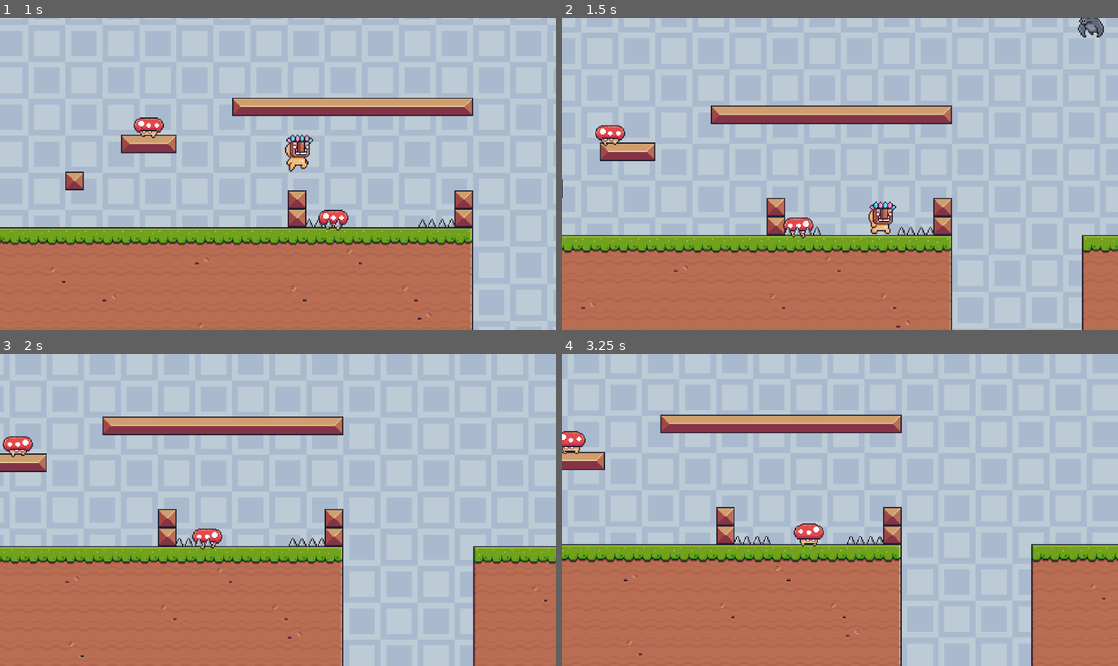
Above: before the commit, frames 1-4 (two rows, left to right).
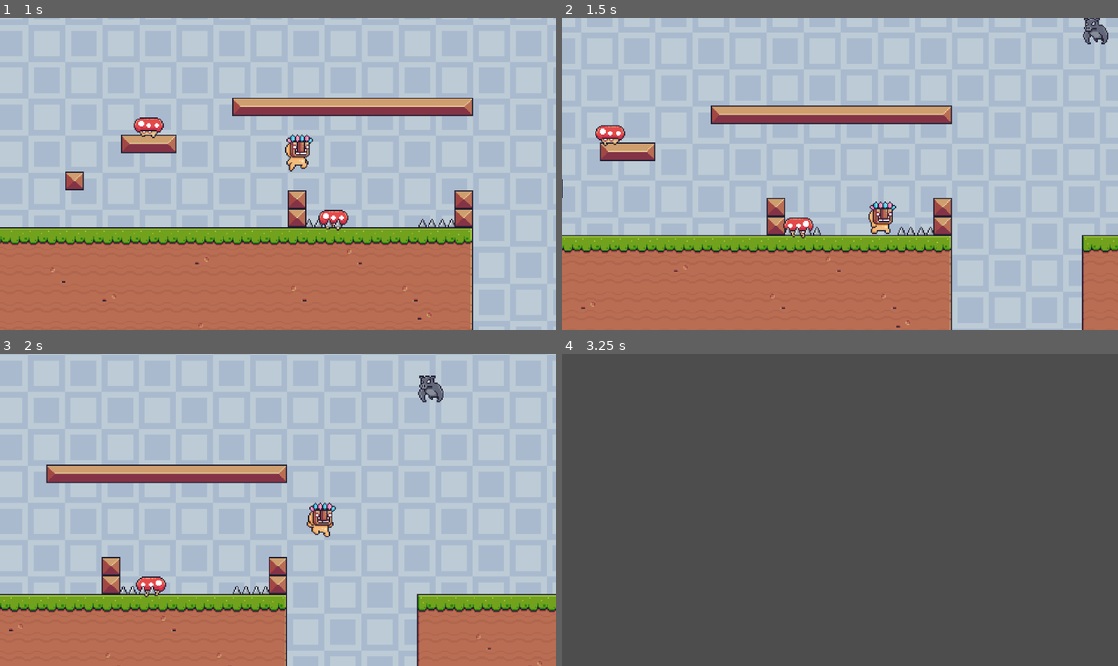
Above: after the commit, the same moments.

Repository: LaSierraDev/godot_practice_2d_platforms
Game: Godot game, scene res://scenes/levels/level_base.tscn
The game is run twice, just before and just after one commit, with the same random seed, the same clock (stepped at 60 frames per second) and the same inputs.
Inputs:
- Up to frame 1 (1 s): hold D (right) from 0.53 s (still down); tap Space (jump) at 0.77 s
- Up to frame 2 (1.5 s): keep holding D (right)
- Up to frame 3 (2 s): keep holding D (right); tap Space (jump) at 1.52 s
- Up to frame 4 (3.25 s): release D (right) at 2.03 s; hold A (left) 2.03-2.78 s; hold D (right) from 2.78 s (still down); tap Space (jump) at 3.02 s

Frame 1 is identical in both runs. In frame 2, 0.3% of the frame differs, in the area x 92-99%, y 0-9%; in frame 3, 28%; in frame 4, 100%, in the area x 0-100%, y 0-100%.

Commit message:
[REFACT] Refactoring layer mask of mushroom and bat

Diff:
--- a/project.godot
+++ b/project.godot
@@ -33,6 +33,8 @@
 player=""
 enemy=""
 floor=""
+trap=""
+collectible=""
 
 [input]
 
--- a/scenes/Enemies/bat.tscn
+++ b/scenes/Enemies/bat.tscn
@@ -69,7 +69,6 @@
 height = 140.0
 
 [node name="Bat" unique_id=1398268162 instance=ExtResource("1_g7ros")]
-collision_mask = 7
 script = ExtResource("2_wvkya")
 following_time = 5.0
 initial_position = Vector2(0, 0)
--- a/scenes/Enemies/enemy_base.tscn
+++ b/scenes/Enemies/enemy_base.tscn
@@ -2,7 +2,7 @@
 
 [ext_resource type="Script" uid="uid://difnoakw35bbq" path="res://scripts/enemies/enemy_base.gd" id="1_h8mu4"]
 
-[node name="EnemyBase" type="CharacterBody2D" unique_id=1398268162]
+[node name="EnemyBase" type="CharacterBody2D" unique_id=1398268162 groups=["enemy"]]
 collision_layer = 4
 collision_mask = 3
 script = ExtResource("1_h8mu4")
--- a/scenes/Enemies/mushroom.tscn
+++ b/scenes/Enemies/mushroom.tscn
@@ -132,8 +132,6 @@
 height = 24.0
 
 [node name="Mushroom" unique_id=1398268162 instance=ExtResource("1_v73nu")]
-collision_layer = 4
-collision_mask = 7
 script = ExtResource("2_nfsas")
 
 [node name="AnimatedSprite2D" parent="." index="0" unique_id=1693340170]
--- a/scenes/levels/level_base.tscn
+++ b/scenes/levels/level_base.tscn
@@ -121,10 +121,12 @@
 tile_map_data = PackedByteArray("AAAEAA0AAQAGAAEAAAAHAAsAAQAGAAAAAAAIAAsAAQAHAAAAAAAJAAsAAQAIAAAAAAANAAkAAQAGAAAAAAAOAA …(8912 unchanged characters)…
 tile_set = SubResource("TileSet_lwywj")
 
-[node name="Player" parent="." unique_id=664376293 instance=ExtResource("4_g7p6o")]
-position = Vector2(232, 223)
+[node name="Collectibles" type="Node2D" parent="." unique_id=2033416386 groups=["collectible"]]
 
-[node name="Enemies" type="Node2D" parent="." unique_id=185460080]
+[node name="Apple" parent="Collectibles" unique_id=252954563 instance=ExtResource("7_g7p6o")]
+position = Vector2(264, 183)
+
+[node name="Enemies" type="Node2D" parent="." unique_id=185460080 groups=["enemy"]]
 
 [node name="Mushroom2" parent="Enemies" unique_id=395882572 instance=ExtResource("5_6cjw3")]
 position = Vector2(139, 144)
@@ -136,17 +138,10 @@
 collision_layer = 1
 collision_mask = 1
 
-[node name="Bat" parent="Enemies" unique_id=1575661661 instance=ExtResource("6_dje0g")]
-position = Vector2(536, 57)
-collision_layer = 1
-collision_mask = 1
+[node name="Bat" parent="Enemies" unique_id=2035933186 instance=ExtResource("6_dje0g")]
+position = Vector2(540, 63)
 
-[node name="Collectibles" type="Node2D" parent="." unique_id=2033416386]
-
-[node name="Apple" parent="Collectibles" unique_id=252954563 instance=ExtResource("7_g7p6o")]
-position = Vector2(264, 183)
-
-[node name="Traps" type="Node2D" parent="." unique_id=1109070463]
+[node name="Traps" type="Node2D" parent="." unique_id=1109070463 groups=["trap"]]
 
 [node name="Spikes" parent="Traps" unique_id=1122724139 instance=ExtResource("8_40ga3")]
 position = Vector2(848, 231)
@@ -156,3 +151,6 @@
 
 [node name="Spikes3" parent="Traps" unique_id=1398182184 instance=ExtResource("8_40ga3")]
 position = Vector2(385, 231)
+
+[node name="Player" parent="." unique_id=664376293 instance=ExtResource("4_g7p6o")]
+position = Vector2(232, 223)
--- a/scenes/player/player.tscn
+++ b/scenes/player/player.tscn
@@ -214,8 +214,7 @@
 size = Vector2(21, 28)
 
 [node name="Player" type="CharacterBody2D" unique_id=664376293 groups=["player"]]
-collision_layer = 3
-collision_mask = 9
+collision_layer = 2
 script = ExtResource("1_dovo2")
 metadata/_edit_group_ = true
 
--- a/scripts/Autoloads/global.gd
+++ b/scripts/Autoloads/global.gd
@@ -19,3 +19,5 @@
 const G_ENEMY: String = "enemy"
 const G_FLOOR: String = "floor"
 const G_PLAYER: String = "player"
+const G_TRAP: String = "trap"
+const G_COLLECTIBLE: String = "collectible"
--- a/scripts/enemies/enemy_base.gd
+++ b/scripts/enemies/enemy_base.gd
@@ -41,3 +41,7 @@
 	if is_on_wall():
 		_flip()
 		speed *= -1
+
+
+func destroy_me() -> void:
+	queue_free()
--- a/scripts/player.gd
+++ b/scripts/player.gd
@@ -85,4 +85,8 @@
 
 
 func _on_area_entered_in_hurtbox(area: Area2D) -> void:
-	queue_free()
+	print("Player y: " + str(self.position.y))
+	print(area.name + " y: " + str(area.position.y))
+	print(area.get_groups())
+	if area.is_in_group(Global.G_ENEMY) and area.position.y > self.position.y:
+		area.destroy_me()
